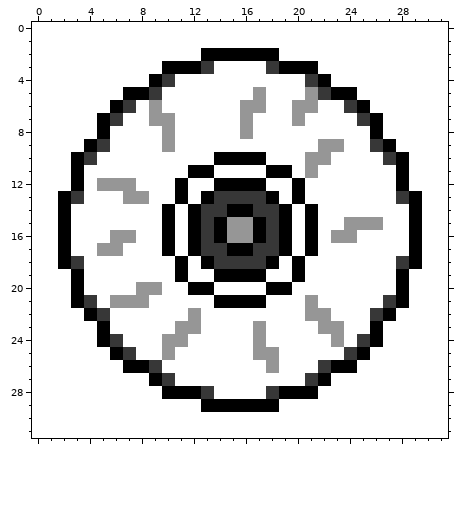
File history of a pixel-art file, Monster Files/I.aseprite. The first picture shows the starting point.
32x32 pixels, 1 frame.
After:
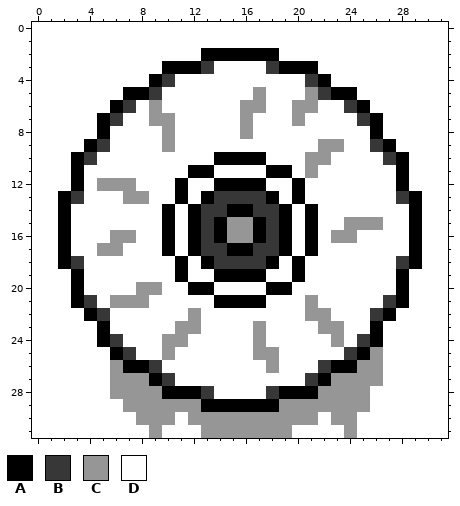
Palette (. is transparent): A #000000  B #373737  C #969696  D #ffffff
Edits made:
y 25: x 26 D -> C
y 26: x 6 D -> C; x 25..26 DD -> CC
y 27: x 6..8 DDD -> CCC; x 23..26 DDDD -> CCCC
y 28: x 6..9 DDDD -> CCCC; x 22..25 DDDD -> CCCC
y 29: x 7..12 DDDDDD -> CCCCCC; x 19..25 DDDDDDD -> CCCCCCC
y 30: x 8..10 DDD -> CCC; x 12..21 DDDDDDDDDD -> CCCCCCCCCC; x 23..24 DD -> CC
y 31: x 9 D -> C; x 13..19 DDDDDDD -> CCCCCCC; x 24 D -> C
